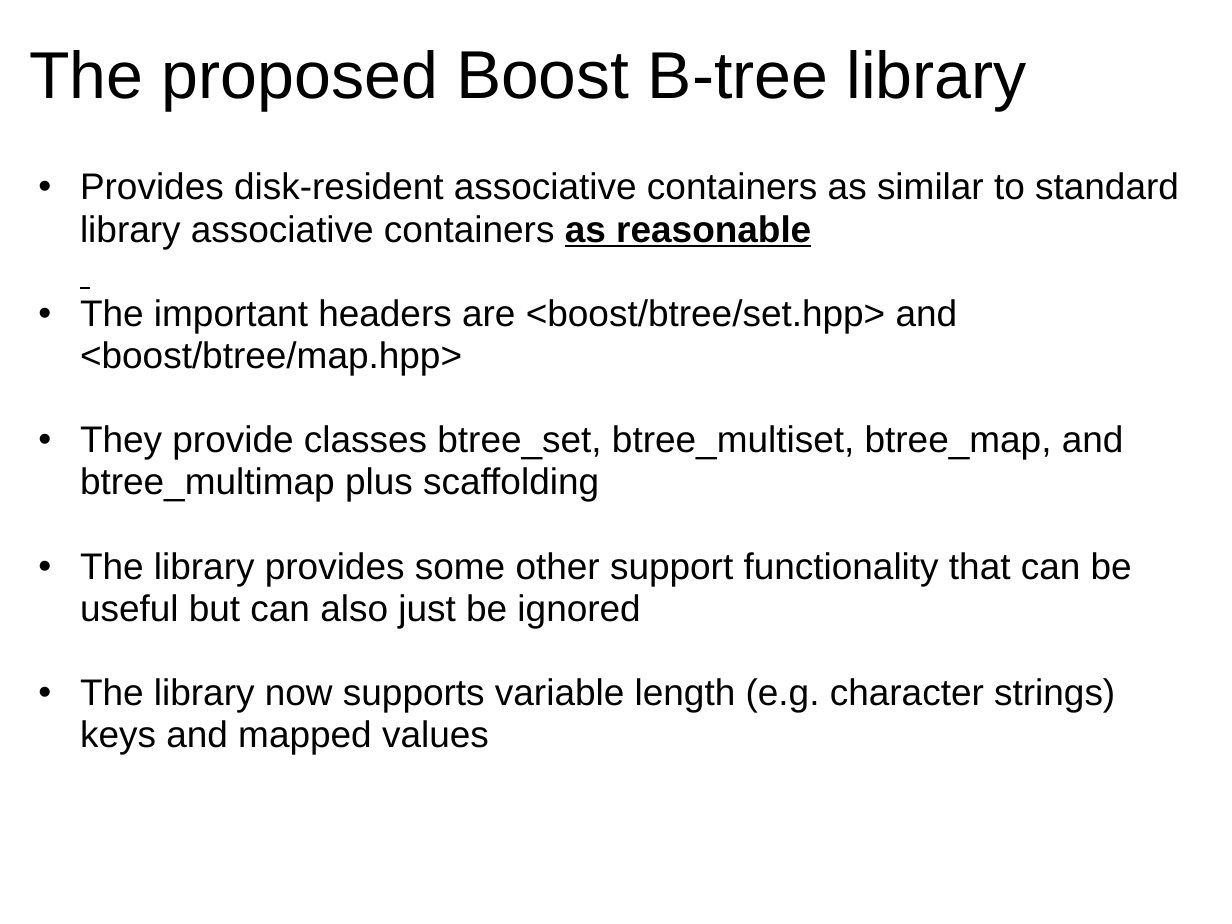
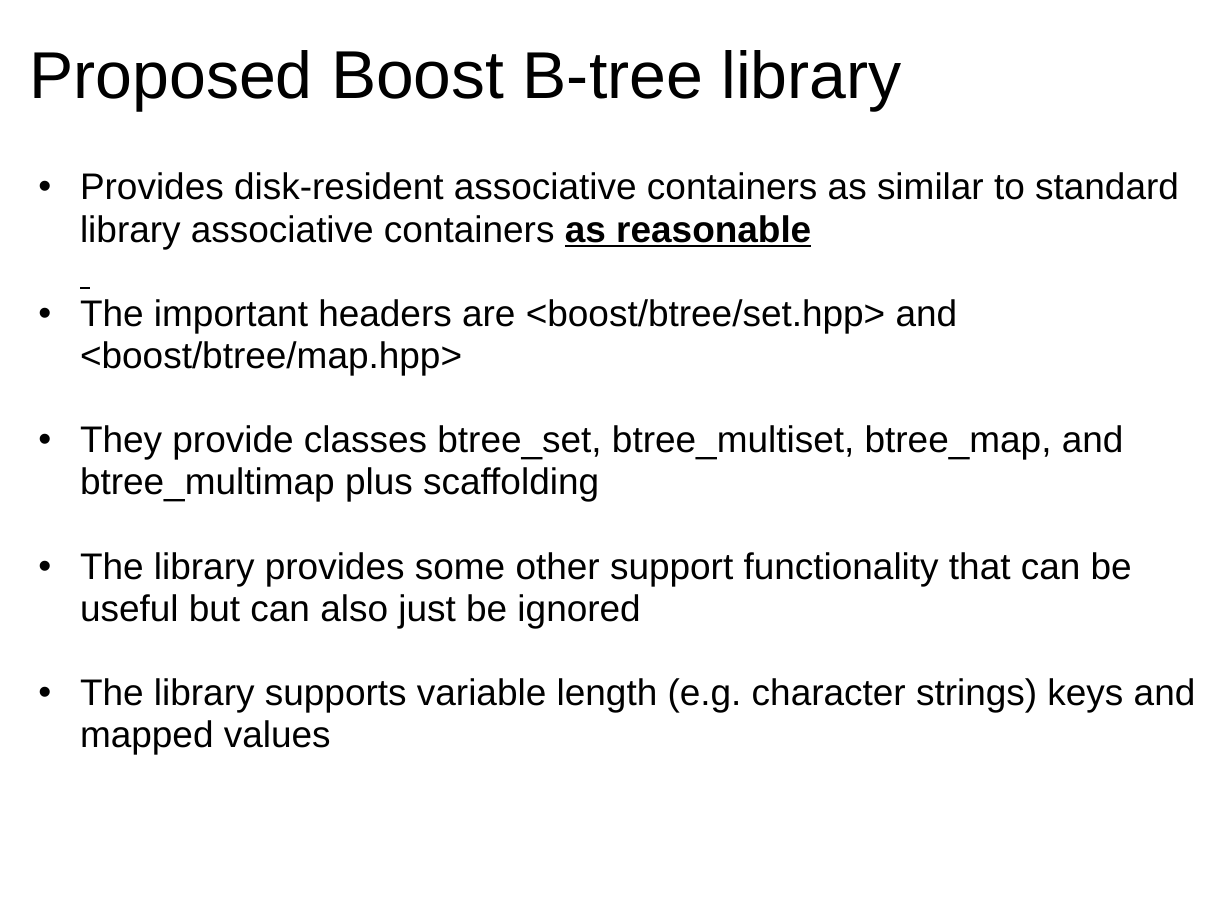
Before and after one commit to Beman/btree, a slide deck: slide 8 of libs/btree/doc/Proposed-B-tree-library.ppt. Drawn at 1232x924 pixels with LibreOffice and Linux fonts; fonts in the diff are those of the drawing; background and template pictures are left out. Boxes give left, top, right and bottom in pixels: in the first picture for what was removed or moved away, otherwise in the second. Text is boxed around its words. In the diff, an @@ line names an element or a change of style, - is before the commit and + after.

```diff
--- a/libs/btree/doc/Proposed-B-tree-library.ppt
+++ b/libs/btree/doc/Proposed-B-tree-library.ppt
@@ title at (x1=29, y1=50, x2=901, y2=110): text changed @@
-The proposed Boost B-tree library
+Proposed Boost B-tree library
@@ text at (x1=80, y1=678, x2=1196, y2=754): text changed @@
-  • The library now supports variable length (e.g. character strings) keys and mapped values
+  • The library supports variable length (e.g. character strings) keys and mapped values
```
Also in this commit, not shown: 4 other slides changed, 3 slides added.
